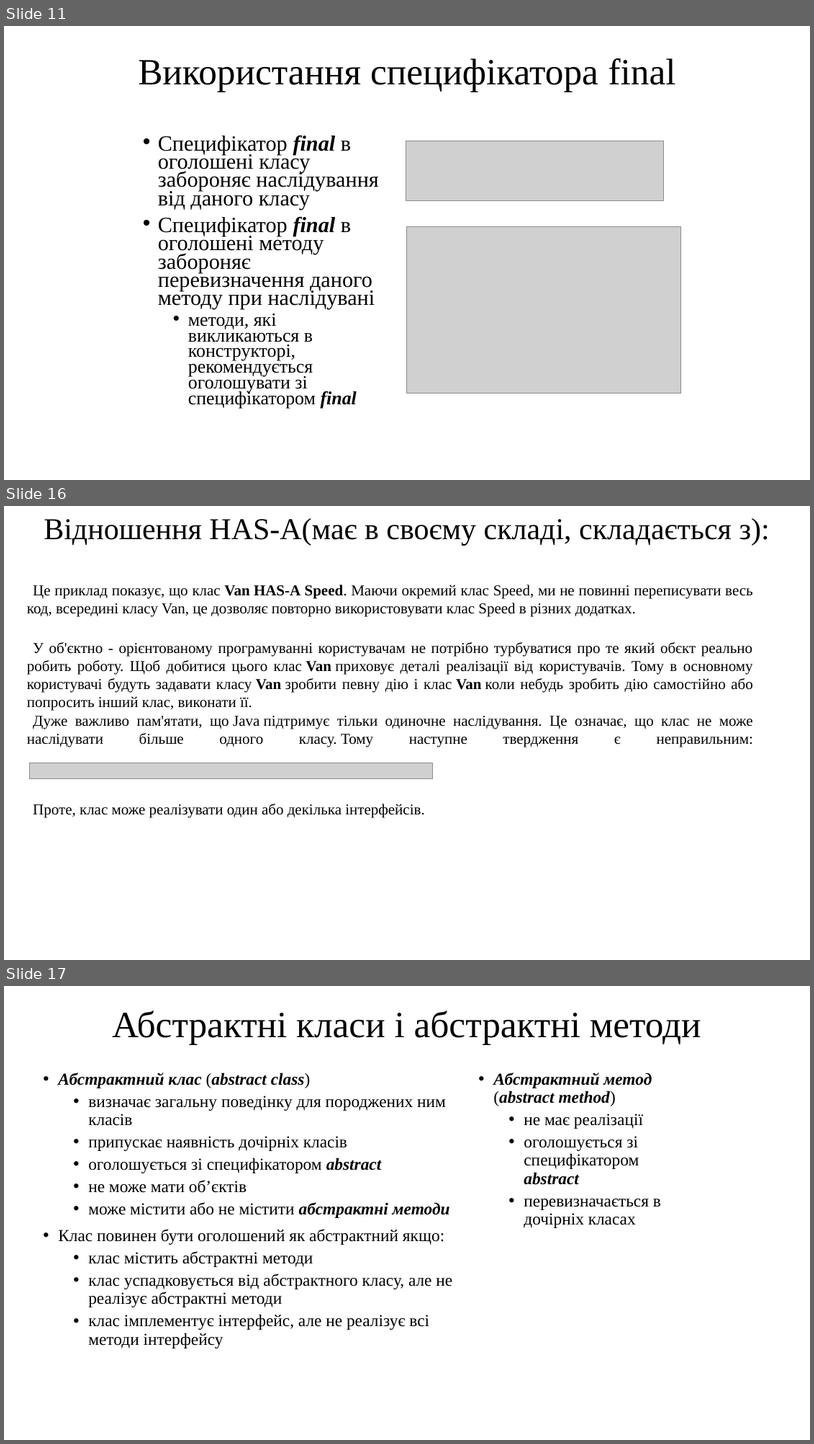
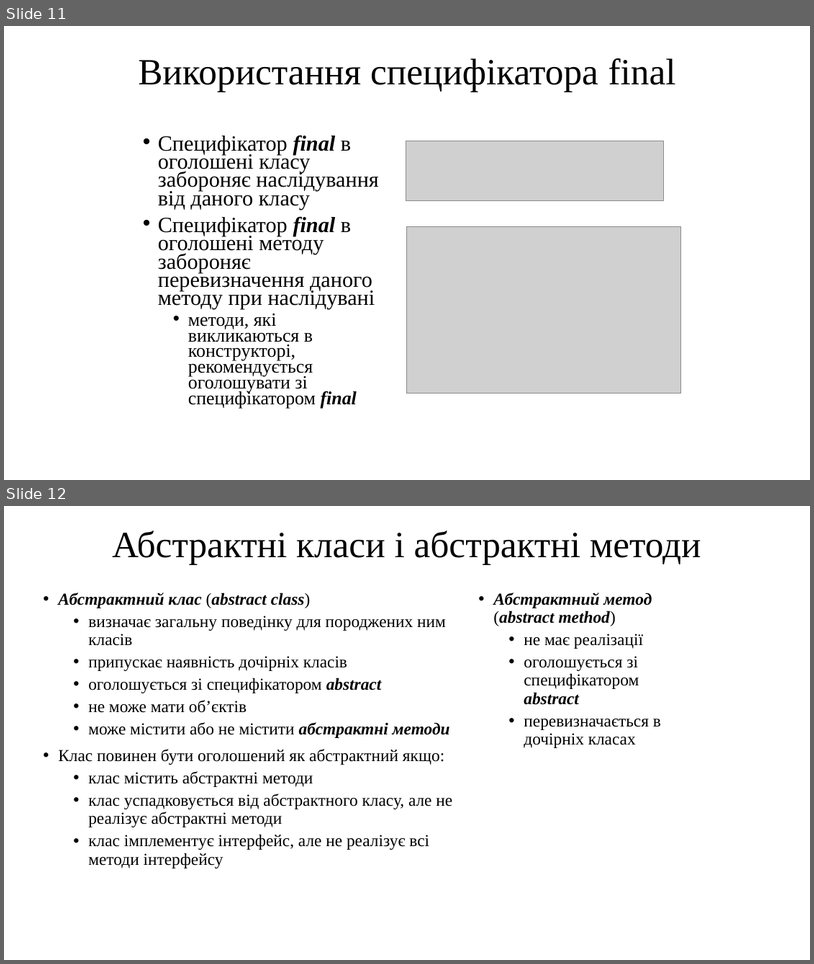
Before and after one commit to arg3ntuum/JavaCourse, a slide deck: Java Урок 11 ООП. Наслідування і абстракні класи.pptx. Shown one above the other, each under a label of ours: slides 11, 16 and 17 before the commit, slides 11 and 12 after it; the slides between them are not shown. The pictures are 814x1444 and 814x964 pixels, drawn with LibreOffice and Linux fonts; fonts in the diff are those of the drawing; grey boxes stand for pictures. Boxes give left, top, right and bottom in pixels: in the first picture for what was removed or moved away, otherwise in the second. Text is boxed around its words. In the diff, an @@ line names an element or a change of style, - is before the commit and + after.

```diff
--- a/Java Урок 11 ООП. Наслідування і абстракні класи.pptx
+++ b/Java Урок 11 ООП. Наслідування і абстракні класи.pptx
@@ slide 16 removed at (x1=4, y1=506, x2=810, y2=960), background #FFFFFF @@
@@ title removed at (x1=44, y1=518, x2=770, y2=546) @@
-Відношення HAS-A(має в своєму складі, складається з):
@@ text removed at (x1=27, y1=584, x2=754, y2=818) @@
-Це приклад показує, що клас Van HAS-A Speed. Маючи окремий клас Speed, ми не повинні переписувати весь код, всередині класу Van, це дозволяє повторно використовувати клас Speed в різних додатках.
-У об'єктно - орієнтованому програмуванні користувачам не потрібно турбуватися про те який обєкт реально робить роботу. Щоб добитися цього клас Van приховує деталі реалізації від користувачів. Тому в основному користувачі будуть задавати класу Van зробити певну дію і клас Van коли небудь зробить дію самостійно або попросить інший клас, виконати її.
-Дуже важливо пам'ятати, що Java підтримує тільки одиночне наслідування. Це означає, що клас не може наслідувати більше одного класу. Тому наступне твердження є неправильним:
-Проте, клас може реалізувати один або декілька інтерфейсів.
@@ picture removed at (x1=30, y1=762, x2=434, y2=779) @@
@@ what was slide 17 is now slide 12 @@
```
Also in this commit, not shown: 4 other slides removed, 1 other file.
